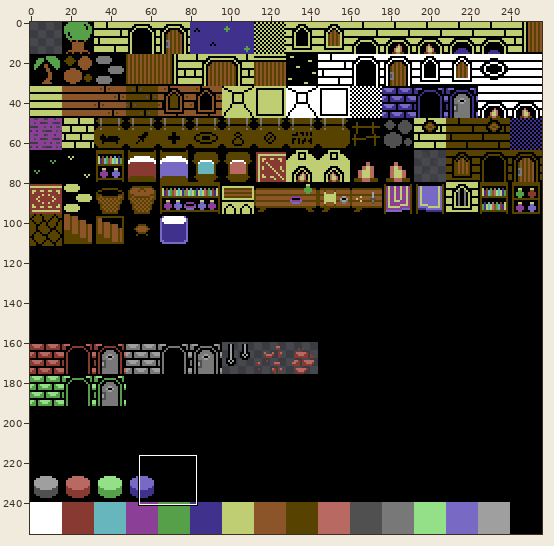
A pixel-art file gets an edit: Art/Tileset.aseprite. The picture above shows the old version from afar; the outline marks the close-up.
Close-up. Before the commit:
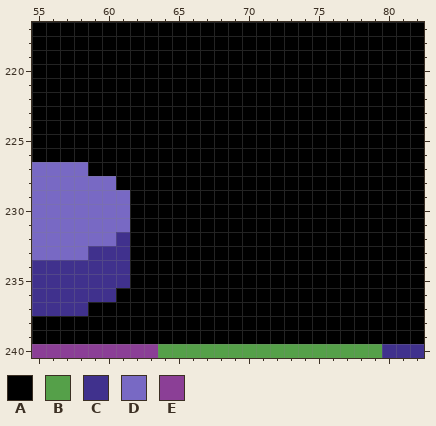
256x256 pixels, 1 frame. Shown: x 55..82, y 217..240.
Palette (. is transparent): A #000000  B #55a049  C #40318d  D #7869c4  E #8b3f96
Pixels before, first column x 55:
217 AAAAAAAAAAAAAAAAAAAAAAAAAAAA
218 AAAAAAAAAAAAAAAAAAAAAAAAAAAA
219 AAAAAAAAAAAAAAAAAAAAAAAAAAAA
220 AAAAAAAAAAAAAAAAAAAAAAAAAAAA
221 AAAAAAAAAAAAAAAAAAAAAAAAAAAA
222 AAAAAAAAAAAAAAAAAAAAAAAAAAAA
223 AAAAAAAAAAAAAAAAAAAAAAAAAAAA
224 AAAAAAAAAAAAAAAAAAAAAAAAAAAA
225 AAAAAAAAAAAAAAAAAAAAAAAAAAAA
226 AAAAAAAAAAAAAAAAAAAAAAAAAAAA
227 DDDDAAAAAAAAAAAAAAAAAAAAAAAA
228 DDDDDDAAAAAAAAAAAAAAAAAAAAAA
229 DDDDDDDAAAAAAAAAAAAAAAAAAAAA
230 DDDDDDDAAAAAAAAAAAAAAAAAAAAA
231 DDDDDDDAAAAAAAAAAAAAAAAAAAAA
232 DDDDDDCAAAAAAAAAAAAAAAAAAAAA
233 DDDDCCCAAAAAAAAAAAAAAAAAAAAA
234 CCCCCCCAAAAAAAAAAAAAAAAAAAAA
235 CCCCCCCAAAAAAAAAAAAAAAAAAAAA
236 CCCCCCAAAAAAAAAAAAAAAAAAAAAA
237 CCCCAAAAAAAAAAAAAAAAAAAAAAAA
238 AAAAAAAAAAAAAAAAAAAAAAAAAAAA
239 AAAAAAAAAAAAAAAAAAAAAAAAAAAA
240 EEEEEEEEEBBBBBBBBBBBBBBBBCCC
Once edited:
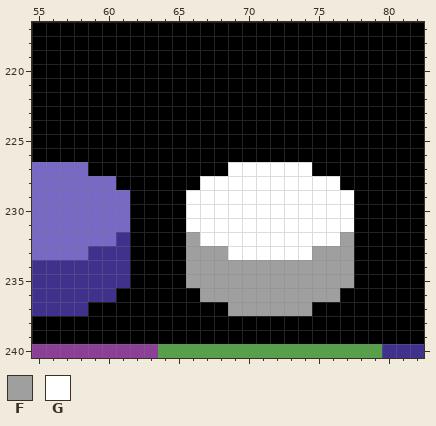
Colours new in this view: F #9f9f9f  G #ffffff
Diff:
Colour A becomes colour F in row 232 at x 66 and 77; in row 233 at x 66 to 68 and 75 to 77; in rows 234 to 235 at x 66 to 77; in row 236 at x 67 to 76; in row 237 at x 69 to 74.
Colour A becomes colour G in row 227 at x 69 to 74; in row 228 at x 67 to 76; in rows 229 to 231 at x 66 to 77; in row 232 at x 67 to 76; in row 233 at x 69 to 74.
Pixel boxes of the changes (left, top, right, bottom) in both close-ups:
changed: (186, 162, 354, 316)
